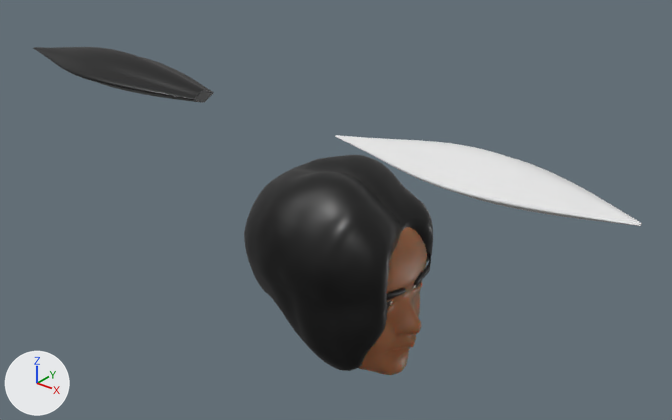
Before and after pictures for a commit that changed the Blender file face.blend.
Camera for both pictures: a 50 mm lens placed at (7.71, -9.8, 6.82), pointed at (-2.58, 3.06, -1.15). Every picture has the same lights, and +X, +Y and +Z are marked at lower left.

Names of what the first picture shows: 'NurbsPath.001', 'NurbsPath.002', 'Sphere', 'brow', 'eye', 'face'.
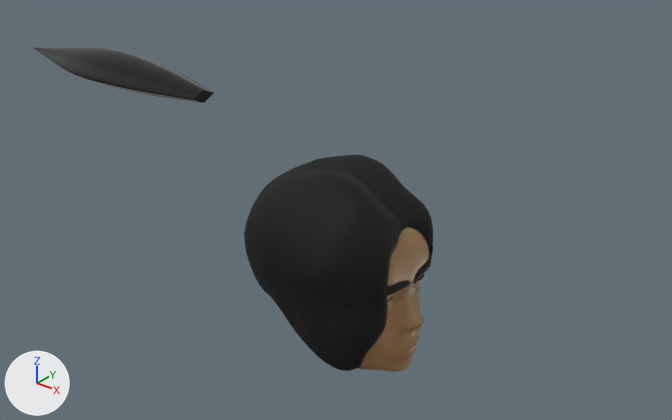
Pixel boxes [x1, y1, x2, y2] of what changed, in the pictures (672 x 420 px):
'NurbsPath.001', hidden
    before: [335, 135, 642, 226]
'face', reshaped
    before: [359, 227, 427, 375]
    after: [358, 227, 429, 372]
'brow', surface changed, moved, rescaled (13% taller)
    before: [387, 255, 431, 300]
    after: [387, 245, 433, 296]
'eye', surface changed
    both: [387, 279, 421, 307]
'face.002', added
    after: [387, 274, 424, 301]

The change, as a list of edits to the scene's bpy script:
```text
Change mat_material:
    mat_material.roughness: 0.4 -> 0.0
Add mat_material_002:
    mat_material_002 = principled_material('Material.002')
    mat_material_002.base_color = (0.0, 0.0, 0.0)  # black #000000
    mat_material_002.roughness = 0.813
Change me_roundcube_008:
    used by ob_face; location = (0.0, 0.0, 0.0); rotation_euler = (0.0, 0.203, 0.0), in degrees (0, 12, 0); scale = (1.36, 1.36, 1.36)
    remove me_roundcube_008.from_pydata(...)  # 4215 vertices, 4139 faces, 1 loose edge; spans x -0.83..1.15, y -0.77..0.0, z -1.04..0.72
    add me_roundcube_008.from_pydata(...)  # 4228 vertices, 4160 faces, 2 loose edges; spans x -0.79..1.16, y -0.76..0.0, z -1.12..0.74
    me_roundcube_008 part 1: 18 vertices moved within x -0.61..1.15, y -0.7..0.0, z -0.94..0.72; 4046 vertices removed from x -0.83..1.15, y -0.77..0.0, z -1.04..0.72; 4059 vertices added at x -0.79..1.16, y -0.76..0.0, z -1.12..0.74
Change me_sphere_001:
    where me_sphere_001.from_pydata(...)  # 3966 vertices, 3964 faces; spans x -0.98..1.1, y -1.01..1.02, z -1.32..0.69
    remove me_sphere_001.materials.append(mat_material)  # black #000000
    add me_sphere_001.materials.append(mat_material_002)  # black #000000
Add me_roundcube_001:
    me_roundcube_001.from_pydata(...)  # 40 vertices, 38 faces; spans x 0.735..0.866, y -0.491..-0.158, z -0.003..0.078
    me_roundcube_001.polygons.foreach_set('use_smooth', [True] * 38)
    me_roundcube_001.materials.append(mat_material_002)  # black #000000
Change ob_brow:
    ob_brow.location: (-0.17, 0.0, -0.07) -> (-0.29, 0.0, 0.06)
    ob_brow.scale: (1.55, 1.55, 1.55) -> (1.68, 1.68, 1.68)
Change ob_nurbspath_001:
    add ob_nurbspath_001.hide_set(True)
Add ob_face_002:
    ob_face_002 = bpy.data.objects.new('face.002', me_roundcube_001)
    ob_face_002.location = (0.01, -0.01, -0.02)
    ob_face_002.rotation_euler = (-0.0169, 0.182, -0.00803)  # degrees (-1, 10, -0.5)
    ob_face_002.scale = (1.36, 1.36, 1.36)
    _m = ob_face_002.modifiers.new('Mirror', 'MIRROR')
    _m.use_axis = (False, True, False)
    _m.use_clip = True
```
